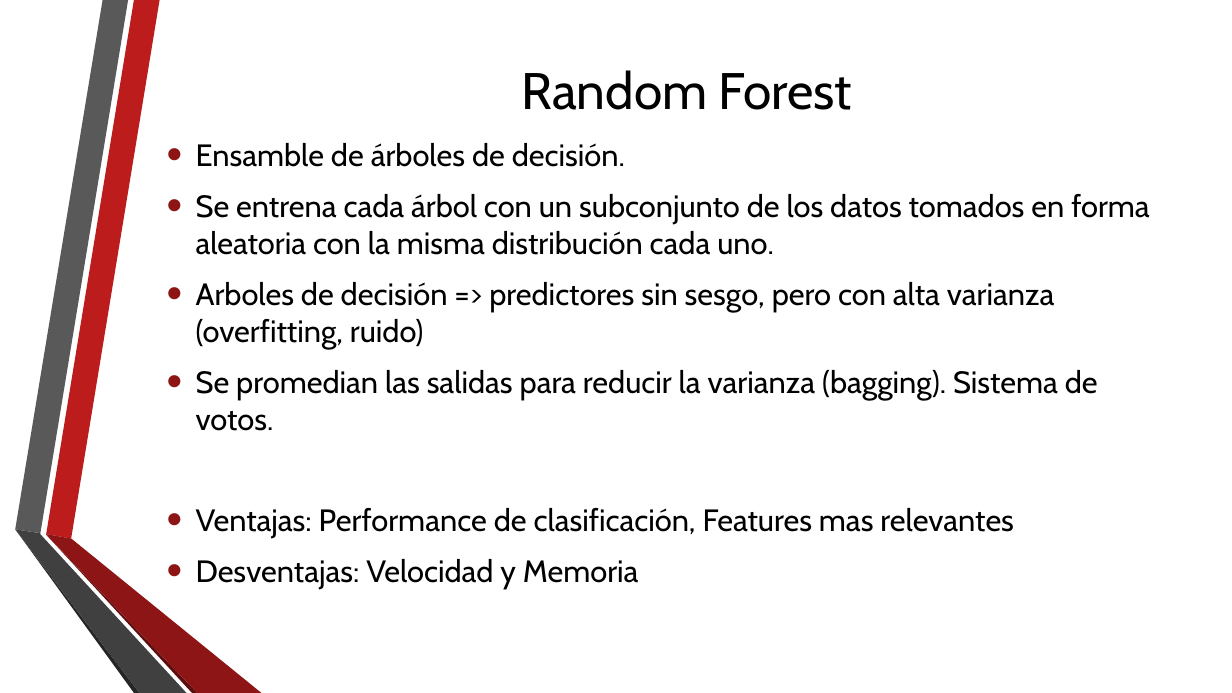
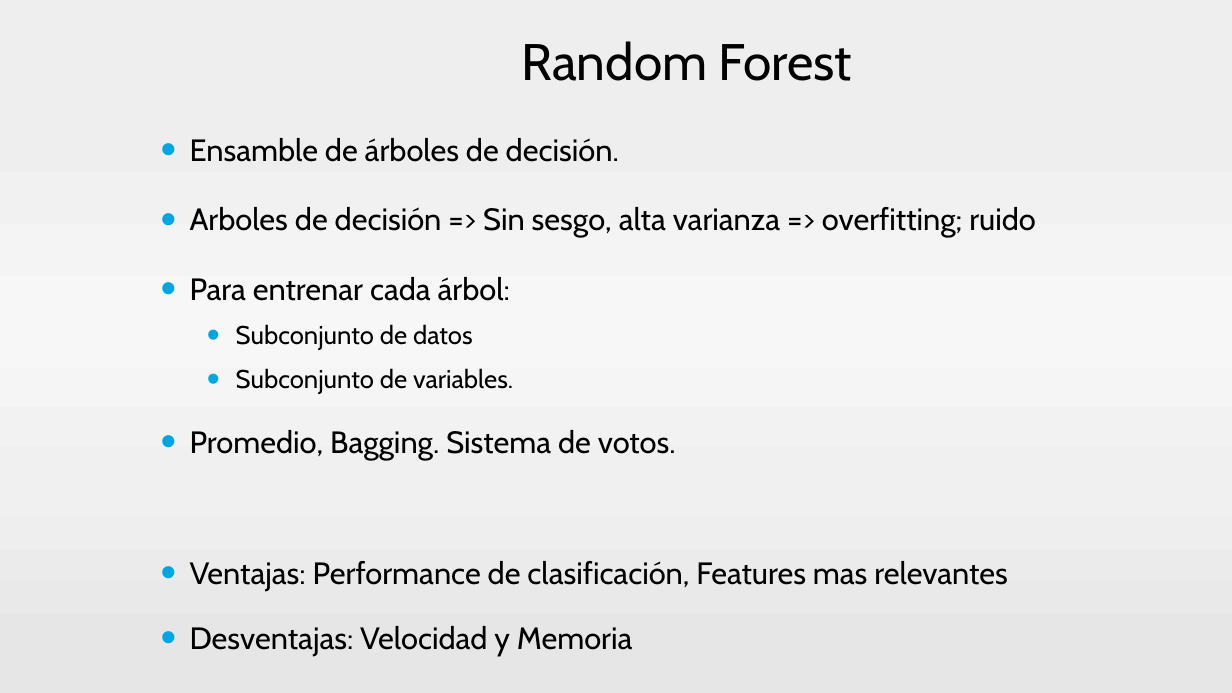
Before and after one commit to neozero86/tesis-megea, a slide deck: slide 16 of Presentacion/PresentacionTesis.pptx (slide 17 before the commit). Drawn at 1232x693 pixels with LibreOffice and Linux fonts; fonts in the diff are those of the drawing; background and template pictures are left out. Boxes give left, top, right and bottom in pixels: in the first picture for what was removed or moved away, otherwise in the second. Text is boxed around its words. In the diff, an @@ line names an element or a change of style, - is before the commit and + after.

```diff
--- a/Presentacion/PresentacionTesis.pptx
+++ b/Presentacion/PresentacionTesis.pptx
@@ background picture (left out) to gradient #EEEEEE to #F1F1F1 to #F7F7F7 to #F0F0F0 to #E6E6E6 @@
@@ title "Random Forest": place and size @@
-title "Random Forest" at <box>522,70,852,110</box>
+title "Random Forest" at <box>522,41,852,81</box>
@@ text at <box>190,138,1008,656</box>: line spacing 1 to 1.5; bullet colour #8D1515 to #00A6E1; line spacing 1 to 1.4 @@
@@ text at <box>190,207,1036,459</box>: text changed @@
-• Se entrena cada árbol con un subconjunto de los datos tomados en forma aleatoria con la misma distribución cada uno.
-• Arboles de decisión => predictores sin sesgo, pero con alta varianza (overfitting, ruido)
-• Se promedian las salidas para reducir la varianza (bagging). Sistema de votos.
+• Arboles de decisión => Sin sesgo, alta varianza => overfitting; ruido
+• Para entrenar cada árbol:
+  • Subconjunto de datos
+  • Subconjunto de variables.
+• Promedio, Bagging. Sistema de votos.
@@ group removed at <box>15,0,262,693</box>: 6 freeform shapes @@
```
Also in this commit, not shown: 67 other slides changed, 2 slides added, 2 slides removed.
